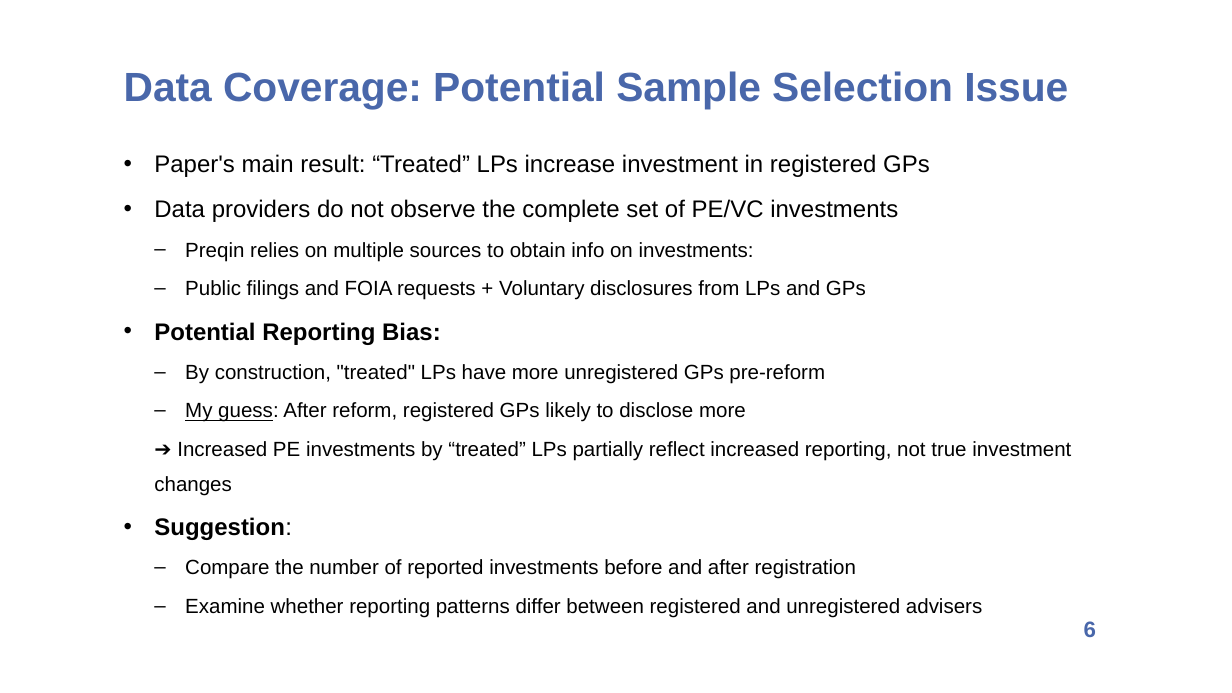
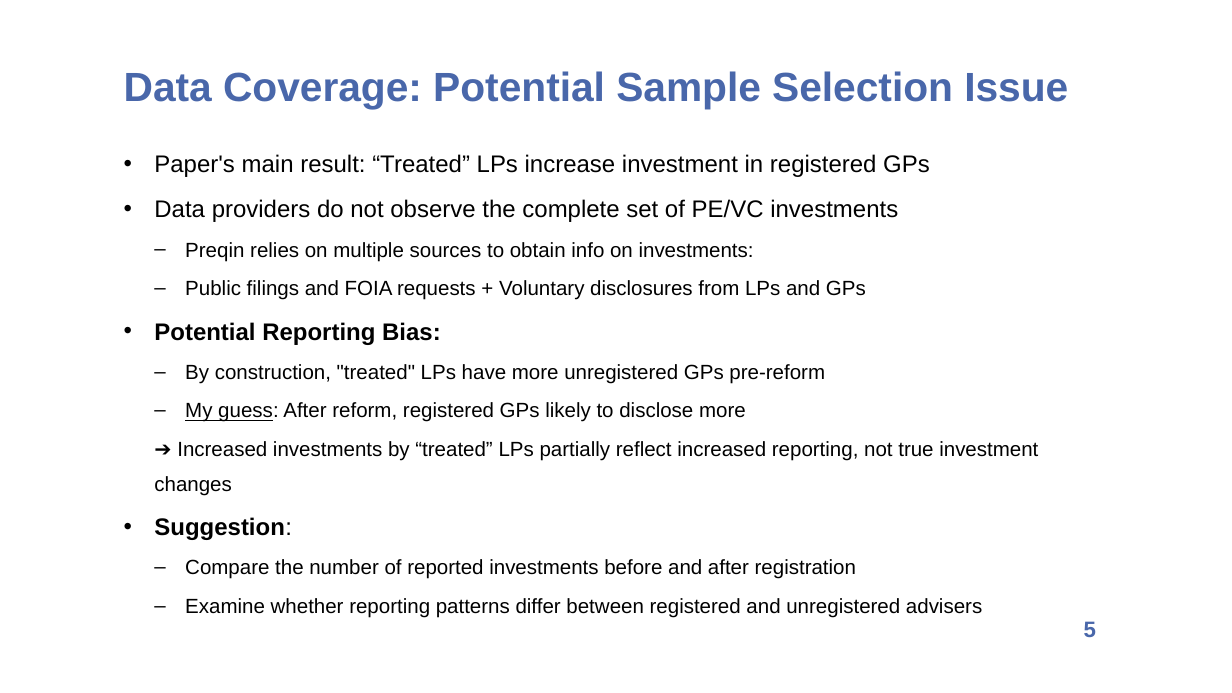
Before and after one commit to d0nghyunkang/d0nghyunkang.github.io, a slide deck: slide 5 of files/Discussion-Kang-PE Regulatory Oversight-10mins.pptx (slide 6 before the commit). Drawn at 1232x693 pixels with LibreOffice and Linux fonts; fonts in the diff are those of the drawing. Boxes give left, top, right and bottom in pixels: in the first picture for what was removed or moved away, otherwise in the second. Text is boxed around its words. In the diff, an @@ line names an element or a change of style, - is before the commit and + after.

```diff
--- a/files/Discussion-Kang-PE Regulatory Oversight-10mins.pptx
+++ b/files/Discussion-Kang-PE Regulatory Oversight-10mins.pptx
@@ text at <box>154,441,1038,496</box>: text changed @@
-  ➔ Increased PE investments by “treated” LPs partially reflect increased reporting, not true investment changes
+  ➔ Increased investments by “treated” LPs partially reflect increased reporting, not true investment changes
@@ page number at <box>1084,621,1096,637</box>: text changed @@
-6
+5
```
Also in this commit, not shown: 3 other slides changed, 1 slide removed.
